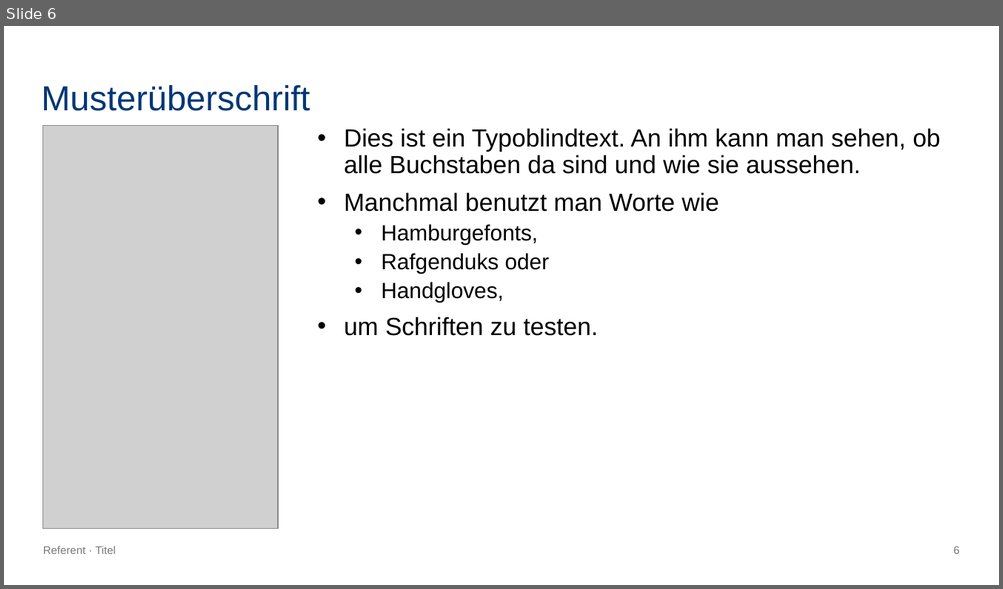
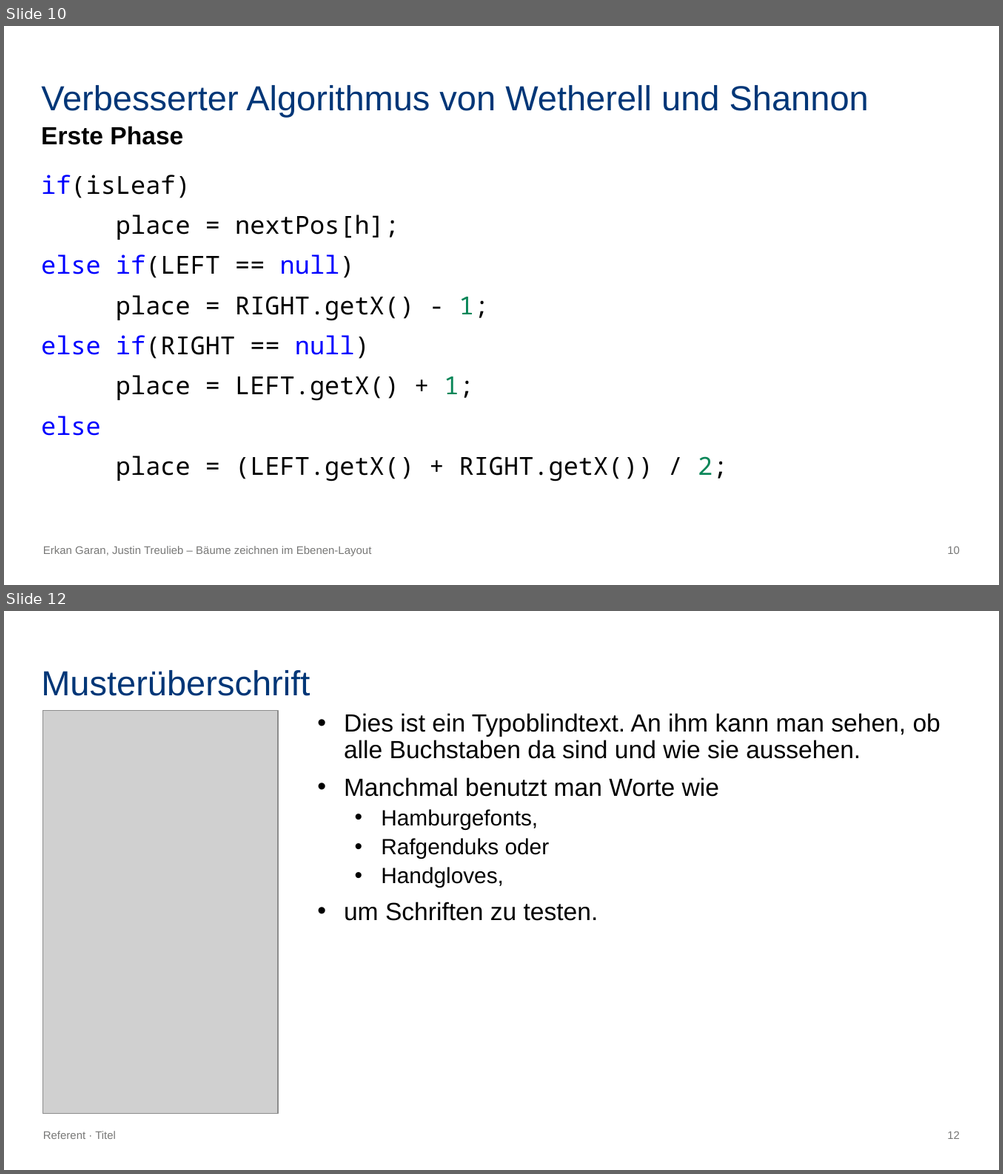
Before and after one commit to erkangrn/Praxsiprojekt, a slide deck: Powerpoint/Bäume zeichnen im Ebenen-Layout.pptx. Shown one above the other, each under a label of ours: slide 6 before the commit, slides 10 and 12 after it; the slides between them are not shown. The pictures are 1003x589 and 1003x1174 pixels, drawn with LibreOffice and Linux fonts; fonts in the diff are those of the drawing; grey boxes stand for pictures. Boxes give left, top, right and bottom in pixels: in the first picture for what was removed or moved away, otherwise in the second. Text is boxed around its words. In the diff, an @@ line names an element or a change of style, - is before the commit and + after.

```diff
--- a/Powerpoint/Bäume zeichnen im Ebenen-Layout.pptx
+++ b/Powerpoint/Bäume zeichnen im Ebenen-Layout.pptx
@@ slide 10 added at [4,26,999,585], background #FFFFFF; not listed: 1 template element that a slide beside it also shows @@
@@ title added at [41,85,868,116], 25.2 pt, text #003677 @@
+Verbesserter Algorithmus von Wetherell und Shannon
@@ text added at [41,126,183,145], 18 pt, text #000000, bold @@
+Erste Phase
@@ text added at [41,175,727,482], 18 pt, text #000000 @@
+if(isLeaf)
+place = nextPos[h];
+else if(LEFT == null)
+place = RIGHT.getX() - 1;
+else if(RIGHT == null)
+place = LEFT.getX() + 1;
+else
+place = (LEFT.getX() + RIGHT.getX()) / 2;
@@ text added at [43,546,372,557], 8 pt, text #777776 @@
+Erkan Garan, Justin Treulieb – Bäume zeichnen im Ebenen-Layout
@@ what was slide 6 is now slide 12 @@
@@ page number at [947,1131,959,1139]: text changed @@
-6
+12
```
Also in this commit, not shown: 2 slides changed, 5 other slides added.
